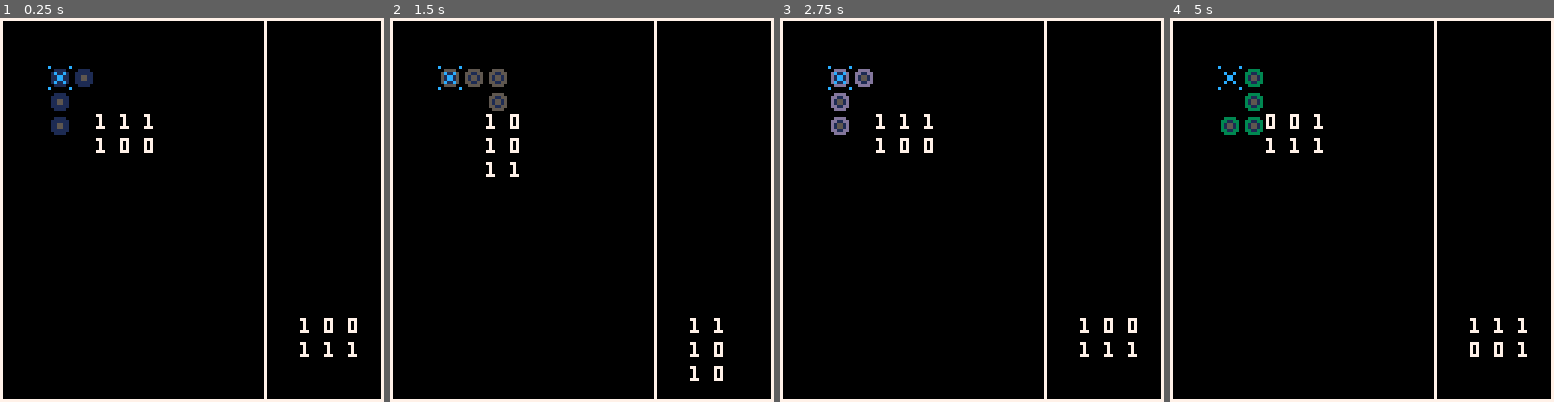
Above: before the commit, frames 1-4 (left to right).
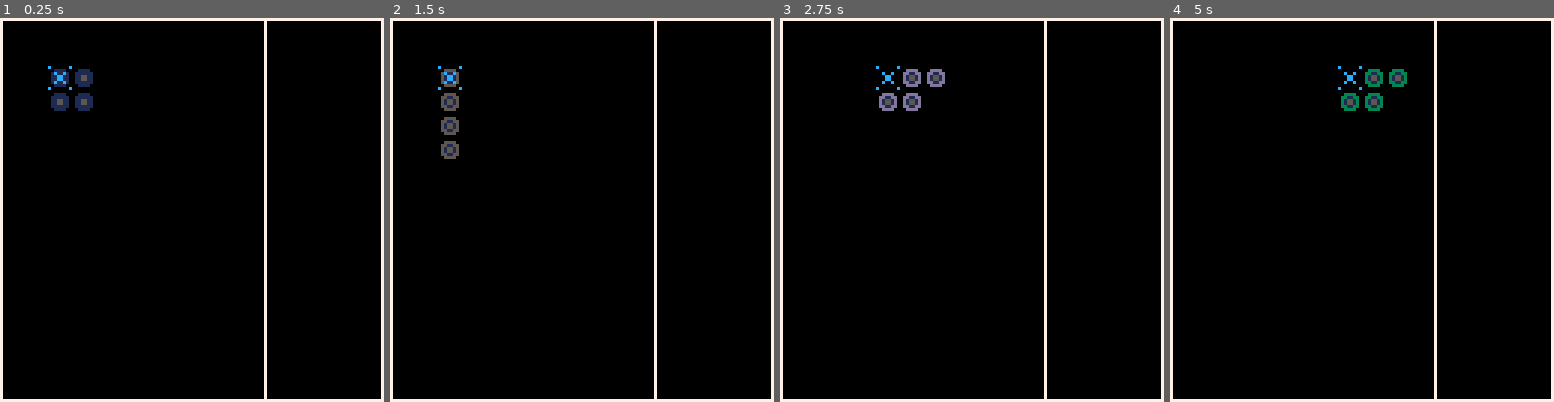
Above: after the commit, the same moments.

Repository: eduszesz/letris
Game: PICO-8 cartridge letris.p8
Two runs of this game, one before a commit and one after it. Both use one fixed random seed, a clock stepped at 60 frames per second and the inputs below.
Inputs:
- Up to frame 1 (0.25 s): no input
- Up to frame 2 (1.5 s): tap X (X key) at 0.33, 1.07 s; tap O (Z key) at 0.7 s
- Up to frame 3 (2.75 s): hold Right 1.6-2.1 s; tap O (Z key) at 1.7, 2.1, 2.5 s; tap X (X key) at 1.85 s; hold Right from 2.47 s (still down)
- Up to frame 4 (5 s): tap O (Z key) every 0.4 s from 2.9 to 4.9 s; tap X (X key) at 2.97, 4.08 s; release Right at 3.03 s; hold Left 3.08-3.58 s; hold Right 4.02-4.68 s

The runs differ from the first frame. In frame 1, 1.1% of the frame differs, in the area x 13-93%, y 19-89%; in frame 2, 1.9%; in frame 3, 2.3%; in frame 4, 2.4%, in the area x 12-93%, y 12-89%.

Commit message:
more pieces

Diff:
--- a/letris.p8
+++ b/letris.p8
@@ -8,18 +8,35 @@
 	t=0
 	px=16
 	py=16
-	p={{1,1},{1,0},{1,0}}
-	p1={{1,0},{1,1},{1,0}}
-	p2={{0,1},{1,1,1}}
+	cpi=1
+	p1={{1,1},{1,1}}
+	p2={{1,1,1,1}}
+	p3={{1},{1},{1},{1}}
+	p4={{0,1,1},{1,1,0}}
+	p5={{1,1,0},{0,1,1}}
+	p6={{1,0},{1,1},{0,1}}
+	p7={{0,1},{1,1},{1,0}}
+	cp={p1,p2,p3,p4,p5,p6,p7}
 	co=flr(rnd(15)+1)
-	pt={}
+	p=cp[1]
 end
 
 function _update()
 	t+=1
 
+	if btnp(0) then
+		px-=8
+	end
+
+	if btnp(1) then
+		px+=8
+	end
+
 	if btnp(5) then
 		co=flr(rnd(15)+1)
+		cpi+=1
+		if cpi>#cp then cpi=1 end
+		p=cp[cpi]
 	end
 
 	if btnp(4) then
@@ -37,8 +54,9 @@
 	rect(0,0,88,127,7)
 	spr(3,px,py)
 
-	print_p(p,32,32)
-	print_p(m_multi(p),100,100)
+	--debug
+	--print_p(p,32,32)
+	--print_p(m_multi(p),100,100)
 end
 
 function draw_p(_p)
@@ -53,6 +71,7 @@
 end
 
 function transpose()
+--transpose a matrix
 	local res = {}
 	for i=1, #p[1] do
 		res[i]={}
@@ -60,11 +79,12 @@
 			res[i][j] = p[j][i]
 		end
 	end
-	pt=res
 	return res
 end
 
 function m_multi(_p)
+--multiply a matrix by a secondary diagonal matrix
+--to mirror a matrix
 	local p=_p
 	local res={}
 	local m2={{0,1},{1,0}}
